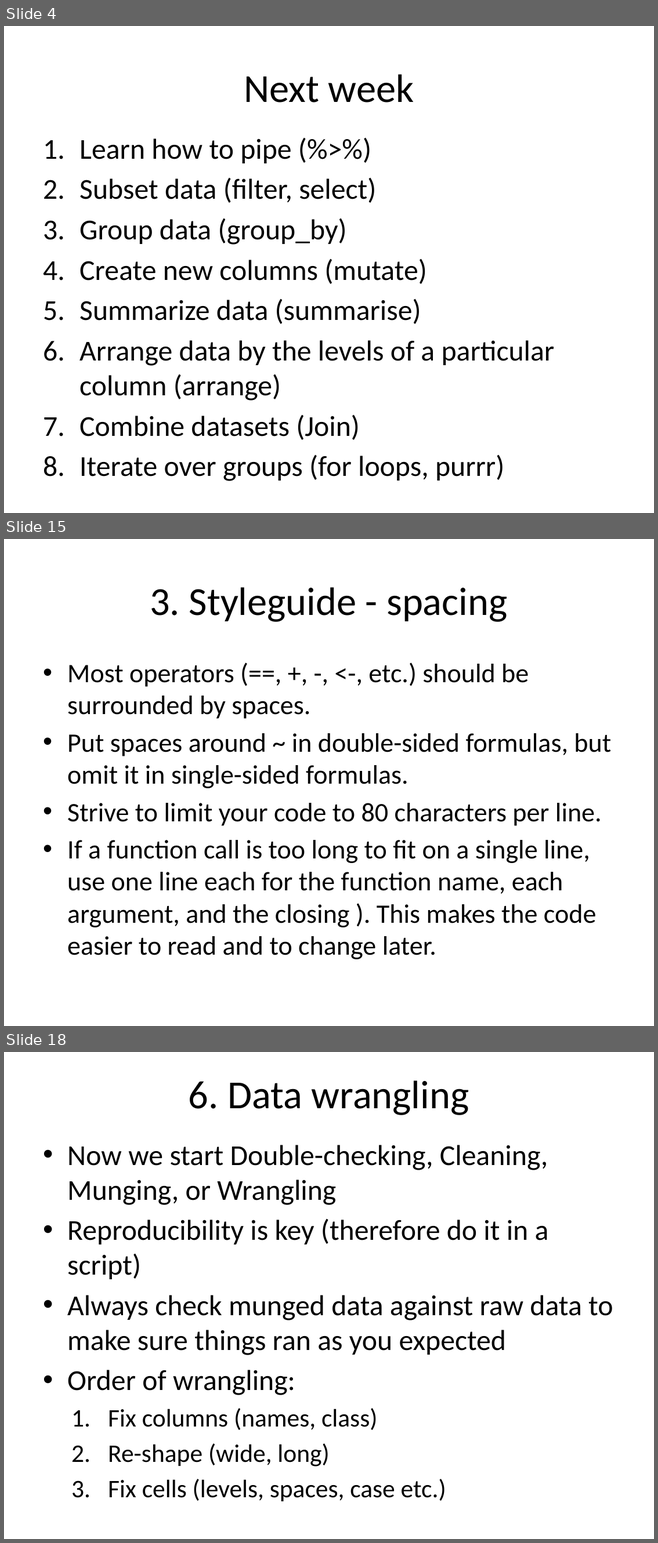
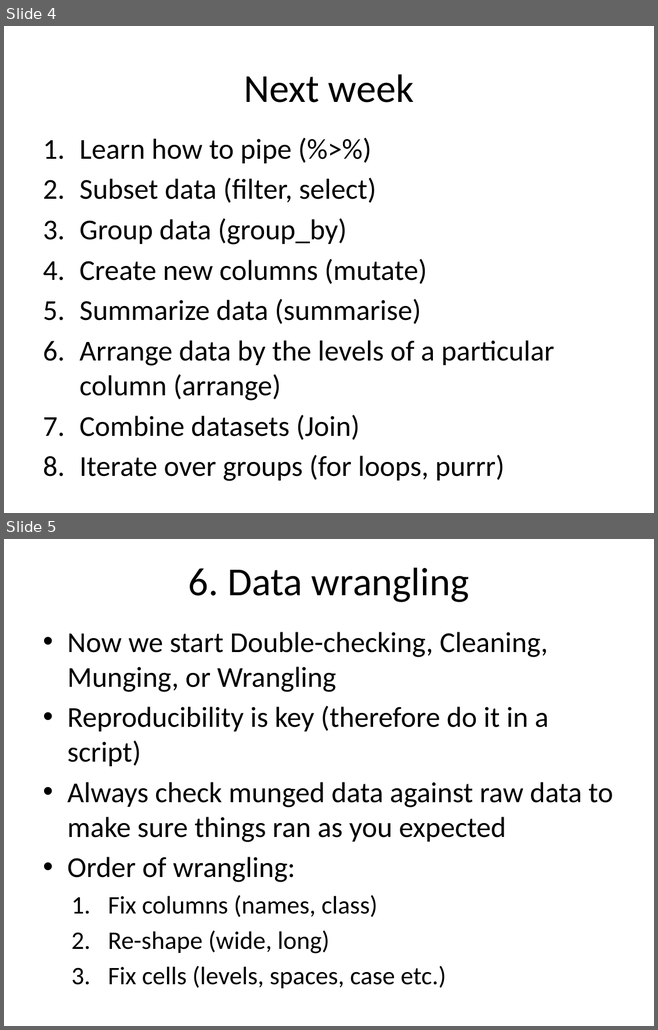
Before and after one commit to EEOB590A-Fall-2019/Course-Materials, a slide deck: 3. Data wrangling/Data_wrangling.pptx. Shown one above the other, each under a label of ours: slides 4, 15 and 18 before the commit, slides 4 and 5 after it; the slides between them are not shown. The pictures are 658x1543 and 658x1030 pixels, drawn with LibreOffice and Linux fonts; fonts in the diff are those of the drawing. Boxes give left, top, right and bottom in pixels: in the first picture for what was removed or moved away, otherwise in the second. Text is boxed around its words. In the diff, an @@ line names an element or a change of style, - is before the commit and + after.

```diff
--- a/3. Data wrangling/Data_wrangling.pptx
+++ b/3. Data wrangling/Data_wrangling.pptx
@@ slide 15 removed at box(4, 539, 654, 1026), background #FFFFFF @@
@@ title removed at box(150, 587, 507, 622) @@
-3. Styleguide - spacing
@@ text removed at box(67, 663, 611, 959) @@
-• Most operators (==, +, -, <-, etc.) should be surrounded by spaces.
-• Put spaces around ~ in double-sided formulas, but omit it in single-sided formulas.
-• Strive to limit your code to 80 characters per line.
-• If a function call is too long to fit on a single line, use one line each for the function name, each argument, and the closing ). This makes the code easier to read and to change later.
@@ what was slide 18 is now slide 5 @@
```
Also in this commit, not shown: 1 slide changed, 12 other slides removed, 10 other files.
